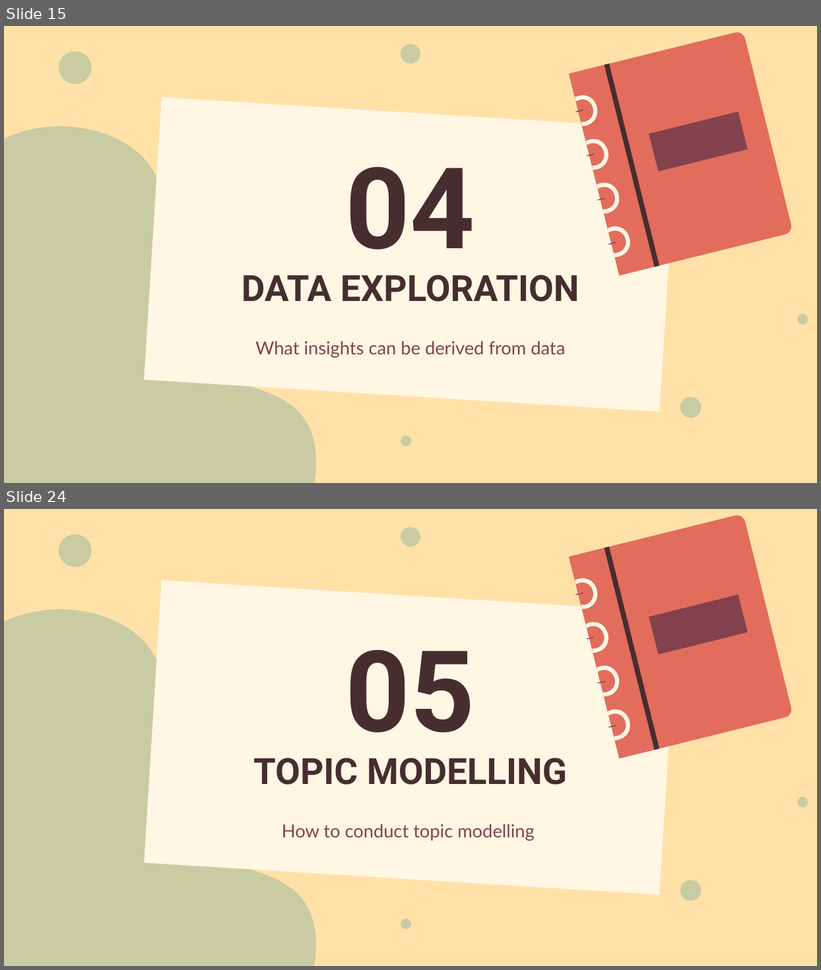
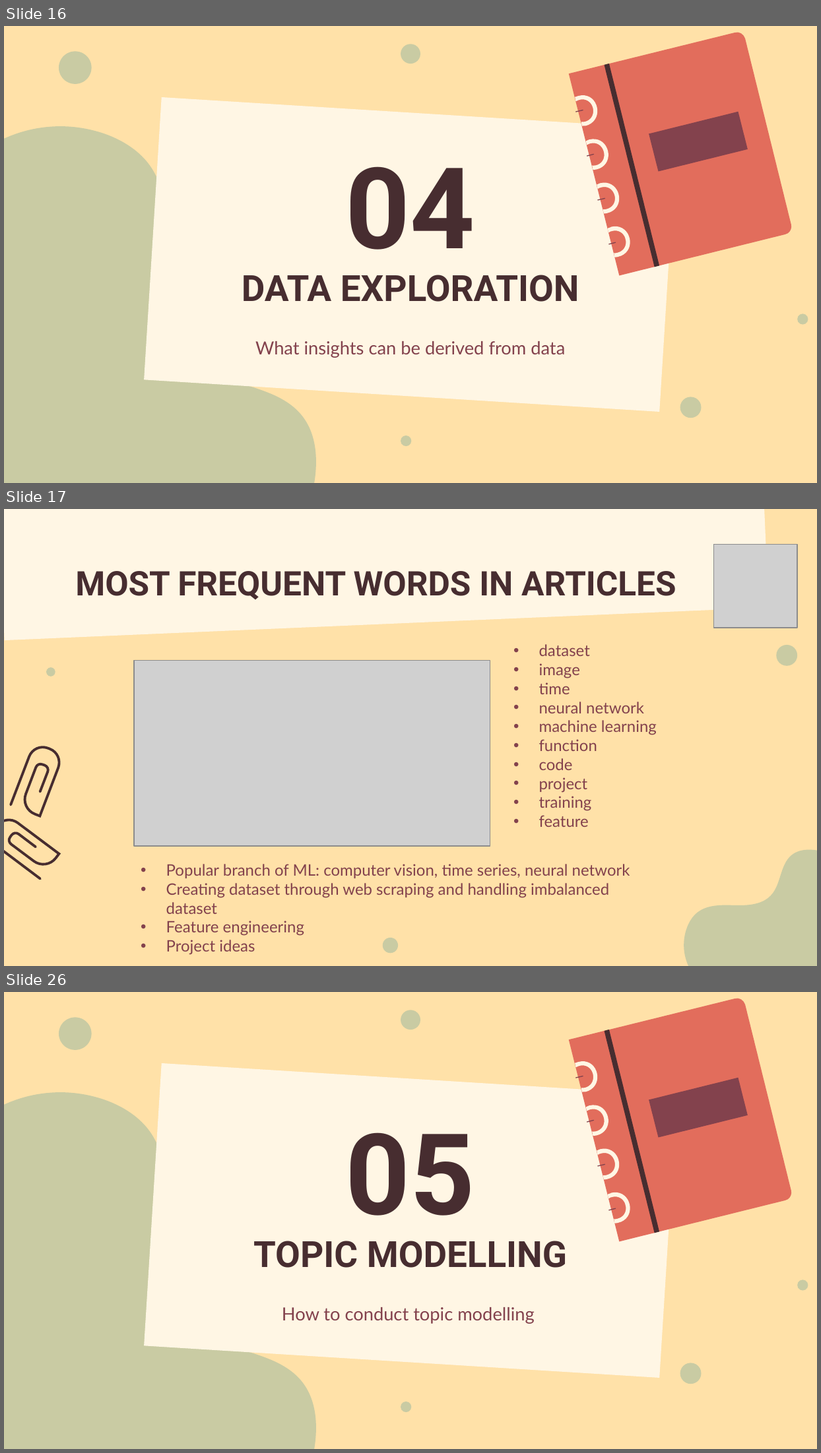
Before and after one commit to LiyanaRoslie/ds-keywords, a slide deck: Capstone_presentation_v1.1.pptx. Shown one above the other, each under a label of ours: slides 15 and 24 before the commit, slides 16, 17 and 26 after it; the slides between them are not shown. The pictures are 821x970 and 821x1453 pixels, drawn with LibreOffice and Linux fonts; fonts in the diff are those of the drawing; grey boxes stand for pictures. Boxes give left, top, right and bottom in pixels: in the first picture for what was removed or moved away, otherwise in the second. Text is boxed around its words. In the diff, an @@ line names an element or a change of style, - is before the commit and + after.

```diff
--- a/Capstone_presentation_v1.1.pptx
+++ b/Capstone_presentation_v1.1.pptx
@@ slide 17 added at (x1=4, y1=509, x2=817, y2=966), background #FFE1A8 @@
@@ rectangle added at (x1=4, y1=509, x2=770, y2=641), fill #FFF6E4 @@
@@ picture added at (x1=714, y1=545, x2=797, y2=628) @@
@@ title added at (x1=75, y1=571, x2=676, y2=599), 30 pt, text #472D30, bold @@
+MOST FREQUENT WORDS IN ARTICLES
@@ subtitle added at (x1=539, y1=644, x2=657, y2=827), 14 pt, text #83424D @@
+• dataset
+• image
+• time
+• neural network
+• machine learning
+• function
+• code
+• project
+• training
+• feature
@@ ellipse added at (x1=776, y1=645, x2=797, y2=666), fill #C9CBA3 @@
@@ picture added at (x1=134, y1=660, x2=490, y2=846) @@
@@ ellipse added at (x1=46, y1=667, x2=55, y2=677), fill #C9CBA3 @@
@@ freeform shape added at (x1=4, y1=741, x2=75, y2=824), outline #472D30 2.25 pt @@
@@ freeform shape added at (x1=4, y1=818, x2=59, y2=879), outline #472D30 2.25 pt @@
@@ text added at (x1=166, y1=864, x2=630, y2=955), 14 pt, text #83424D @@
+• Popular branch of ML: computer vision, time series, neural network
+• Creating dataset through web scraping and handling imbalanced dataset
+• Feature engineering
+• Project ideas
@@ freeform shape added at (x1=682, y1=850, x2=817, y2=966), fill #C9CBA3 @@
@@ ellipse added at (x1=383, y1=938, x2=399, y2=954), fill #C9CBA3 @@
@@ what was slide 15 is now slide 16 @@
@@ what was slide 24 is now slide 26 @@
```
Also in this commit, not shown: 15 slides changed, 2 other slides added, 1 slide removed.
